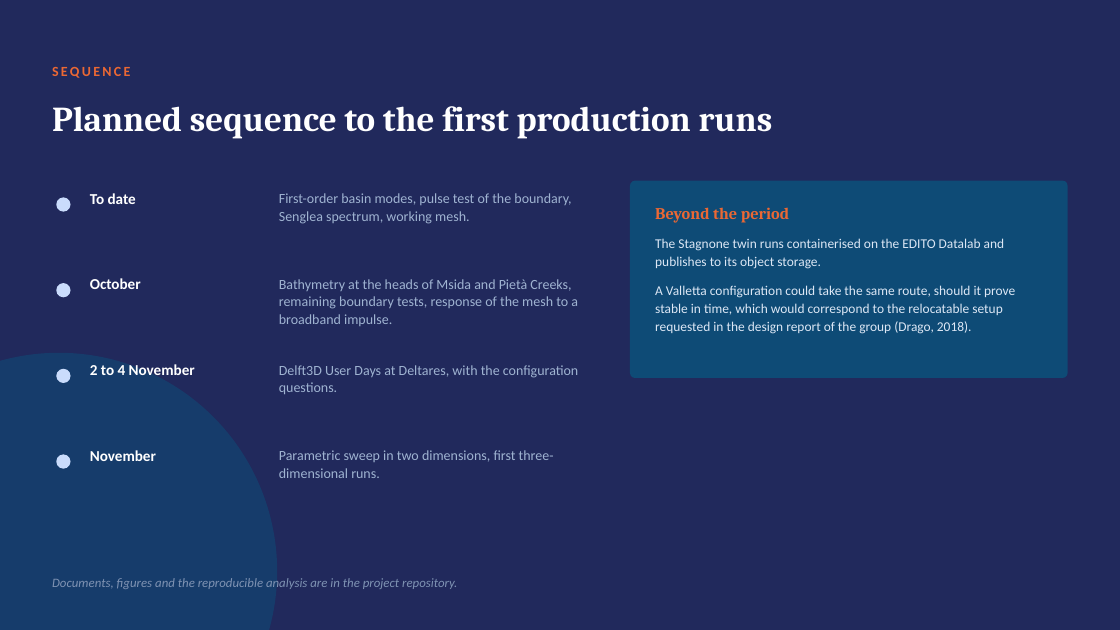
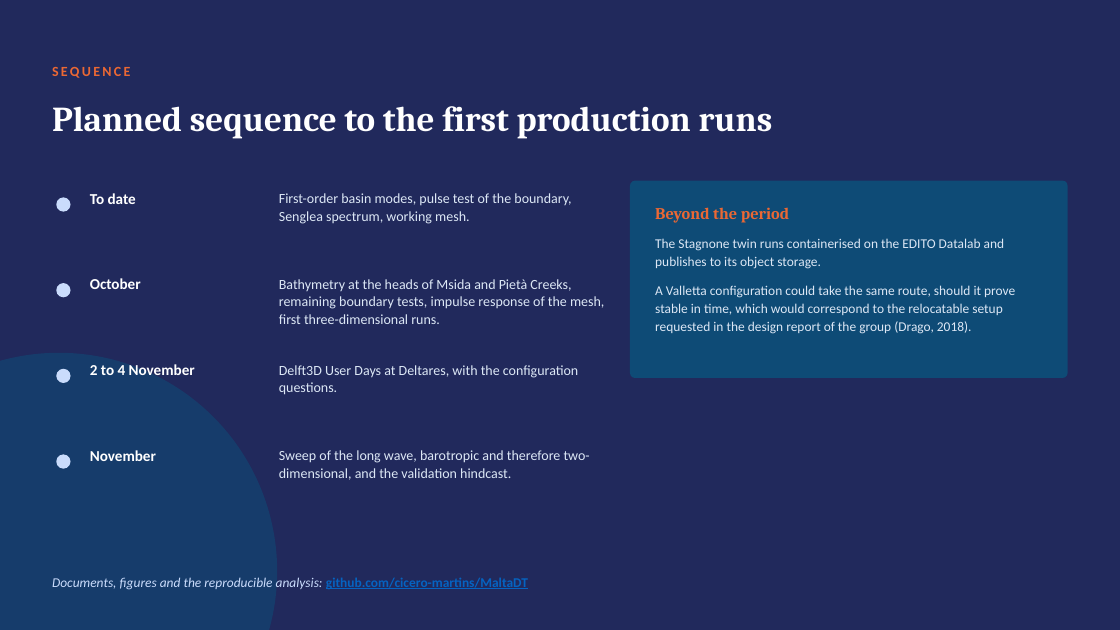
Before and after one commit to cicero-martins/MaltaDT, a slide deck: slide 9 of docs/valletta_model_concept_2026-10-08_short.pptx. Drawn at 1120x630 pixels with LibreOffice and Linux fonts; fonts in the diff are those of the drawing; background and template pictures are left out. Boxes give left, top, right and bottom in pixels: in the first picture for what was removed or moved away, otherwise in the second. Text is boxed around its words. In the diff, an @@ line names an element or a change of style, - is before the commit and + after.

Commit message:
docs(deck): restructure the full deck to sixteen slides and clarify the design
The slide on the eigenvalue calculation is merged into the Senglea
slide, since its role is to support one row of the period table and the
spectrum is the test of that row. The slide on the mouth sensitivity is
folded into the research questions, where it is one of three
accompanying questions. The design slide no longer opposes sweep and
hindcast, since both are planned: the sweep of 96 scenarios addresses
the long wave and the hindcast validates circulation and waves. The
assumptions behind the 160 simulated days and the 17-minute period are
stated, the open questions return to one slide of six, three-dimensional
runs move to October, and the closing slide carries the repository link
and the cover photograph.

The cover is now held in docs/deck_cover.pptx, so that a rebuild of
either deck does not depend on a previous build.

```diff
--- a/docs/valletta_model_concept_2026-10-08_short.pptx
+++ b/docs/valletta_model_concept_2026-10-08_short.pptx
@@ rectangle added at (0, 0, 1120, 630), fill #21295C at 70% opacity @@
@@ text "First-order basin modes, pulse test ..." at (279, 193, 571, 224): text colour #9FB3D1 to #DCE7F5 @@
@@ text at (279, 279, 604, 324): text changed; text colour #9FB3D1 to #DCE7F5 @@
-Bathymetry at the heads of Msida and Pietà Creeks, remaining boundary tests, response of the mesh to a broadband impulse.
+Bathymetry at the heads of Msida and Pietà Creeks, remaining boundary tests, impulse response of the mesh, first three-dimensional runs.
@@ text "Delft3D User Days at Deltares, ..." at (279, 365, 578, 395): text colour #9FB3D1 to #DCE7F5 @@
@@ text at (279, 450, 590, 480): text changed; text colour #9FB3D1 to #DCE7F5 @@
-Parametric sweep in two dimensions, first three-dimensional runs.
+Sweep of the long wave, barotropic and therefore two-dimensional, and the validation hindcast.
@@ text at (52, 577, 528, 590): text changed; size 11 to 11.5 pt; text colour #7F93B3 to #CADCFC @@
-Documents, figures and the reproducible analysis are in the project repository.
+Documents, figures and the reproducible analysis: github.com/cicero-martins/MaltaDT
```
Also in this commit, not shown: 2 other slides changed, 6 other files.
